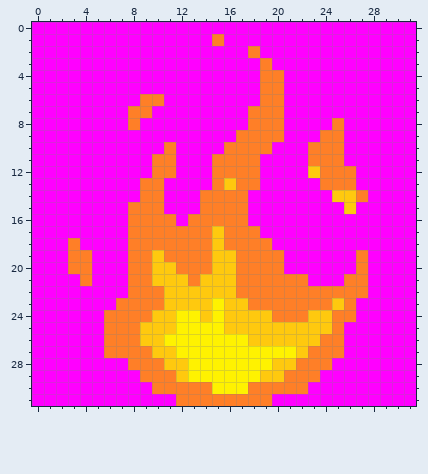
Pixel-art sprite: Assets/BlockTextures/Fire/4.png. The picture above was drawn from the file before the commit.
The file is 32x32 pixels.
Now the later version:
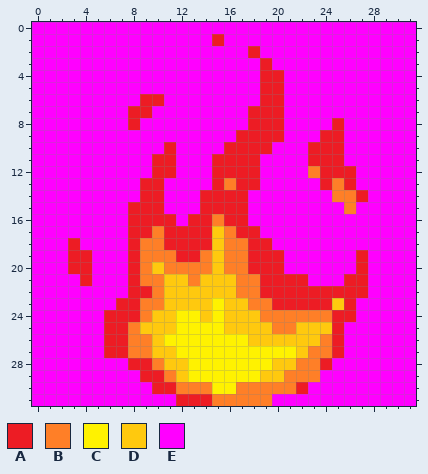
Palette (. is transparent): A #ed1c24  B #ff7f27  C #fff200  D #ffc90e  E #ff00ff
The exact change:
Colour A replaces colour B in row 1 at x 15; in row 2 at x 18; in row 3 at x 19; in rows 4 to 5 at x 19 to 20; in row 6 at x 9 to 10 and 19 to 20; in row 7 at x 8 to 9 and 18 to 20.
Colour A replaces colour B in row 8 at x 8, 18 to 20 and 25; in row 9 at x 17 to 20 and 24 to 25; in row 10 at x 11, 16 to 19 and 23 to 25; in row 11 at x 10 to 11, 15 to 18 and 23 to 25; in row 12 at x 10 to 11, 15 to 18 and 24 to 26; in row 13 at x 9 to 10, 15, 17 to 18, 24 and 26.
Colour A replaces colour B in row 14 at x 9 to 10, 14 to 17 and 27; in row 15 at x 8 to 10 and 14 to 17; in row 16 at x 8 to 11, 13 to 14 and 16 to 17; in row 17 at x 8 to 9, 11 to 14 and 17 to 18; in row 18 at x 3, 8, 11 to 14 and 18 to 19; in row 19 at x 3 to 4, 8, 12 to 13, 18 to 20 and 27.
Colour A replaces colour B in row 20 at x 3 to 4, 8, 18 to 20 and 27; in row 21 at x 4, 8, 19 to 22 and 26 to 27; in row 22 at x 8 to 9 and 19 to 27; in row 23 at x 7 to 8, 20 to 24 and 26; in row 24 at x 6 to 8 and 25 to 26; in rows 25 to 27 at x 6 to 7 and 25.
Colour A replaces colour B in row 28 at x 8 to 9 and 24; in row 29 at x 9 to 10; in row 30 at x 10 to 11 and 22; in row 31 at x 12 to 14.
Colour B replaces colour C in row 30 at x 17.
Colour B replaces colour D in row 12 at x 23; in row 13 at x 16; in row 14 at x 25 to 26; in row 15 at x 26; in row 19 at x 10 and 16; in row 20 at x 11 and 16.
Colour B replaces colour D in row 21 at x 10; in row 24 at x 19 and 23 to 24; in row 25 at x 20 to 21; in row 26 at x 9.
